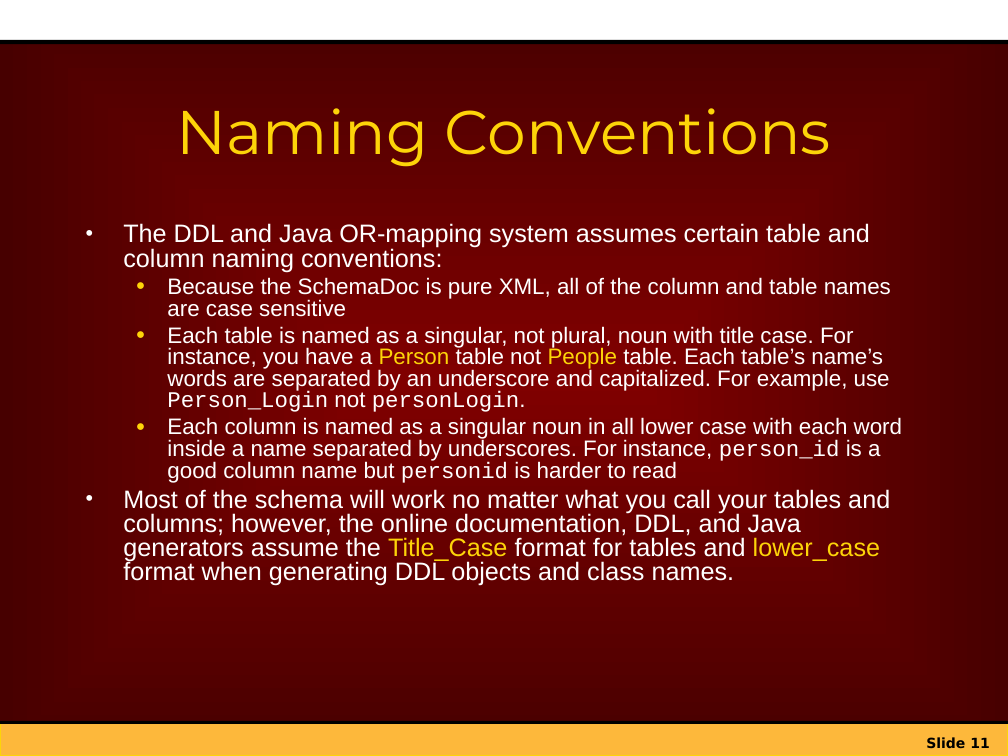
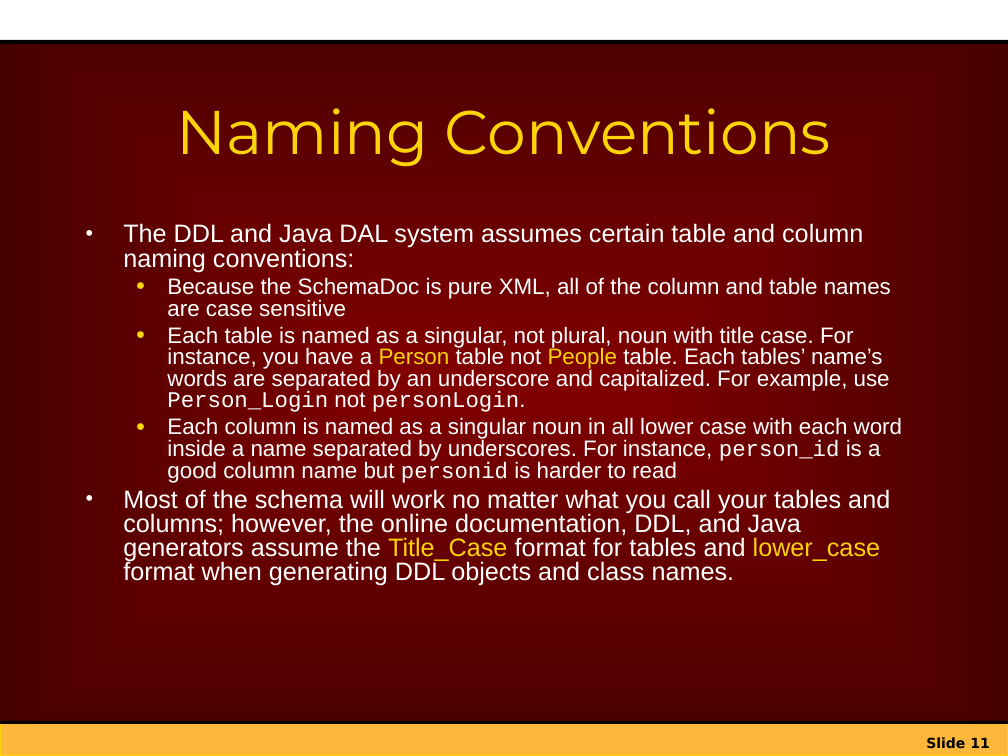
Before and after one commit to netspective/sparx-2001, a slide deck: slide 11 of Framework/web-shared/docs/project/Introduction_to_Sparx_XIF.ppt. Drawn at 1008x756 pixels with LibreOffice and Linux fonts; fonts in the diff are those of the drawing; background and template pictures are left out. Boxes give left, top, right and bottom in pixels: in the first picture for what was removed or moved away, otherwise in the second. Text is boxed around its words. In the diff, an @@ line names an element or a change of style, - is before the commit and + after.

```diff
--- a/Framework/web-shared/docs/project/Introduction_to_Sparx_XIF.ppt
+++ b/Framework/web-shared/docs/project/Introduction_to_Sparx_XIF.ppt
@@ text at <box>123,223,863,272</box>: text changed @@
-• The DDL and Java OR-mapping system assumes certain table and column naming conventions:
+• The DDL and Java DAL system assumes certain table and column naming conventions:
@@ text at <box>167,326,890,412</box>: text changed @@
-  ● Each table is named as a singular, not plural, noun with title case. For instance, you have a Person table not People table. Each table’s name’s words are separated by an underscore and capitalized. For example, use Person_Login not personLogin.
+  ● Each table is named as a singular, not plural, noun with title case. For instance, you have a Person table not People table. Each tables’ name’s words are separated by an underscore and capitalized. For example, use Person_Login not personLogin.
```
Also in this commit, not shown: 9 other slides changed, 3 slides added, 9 other files.
